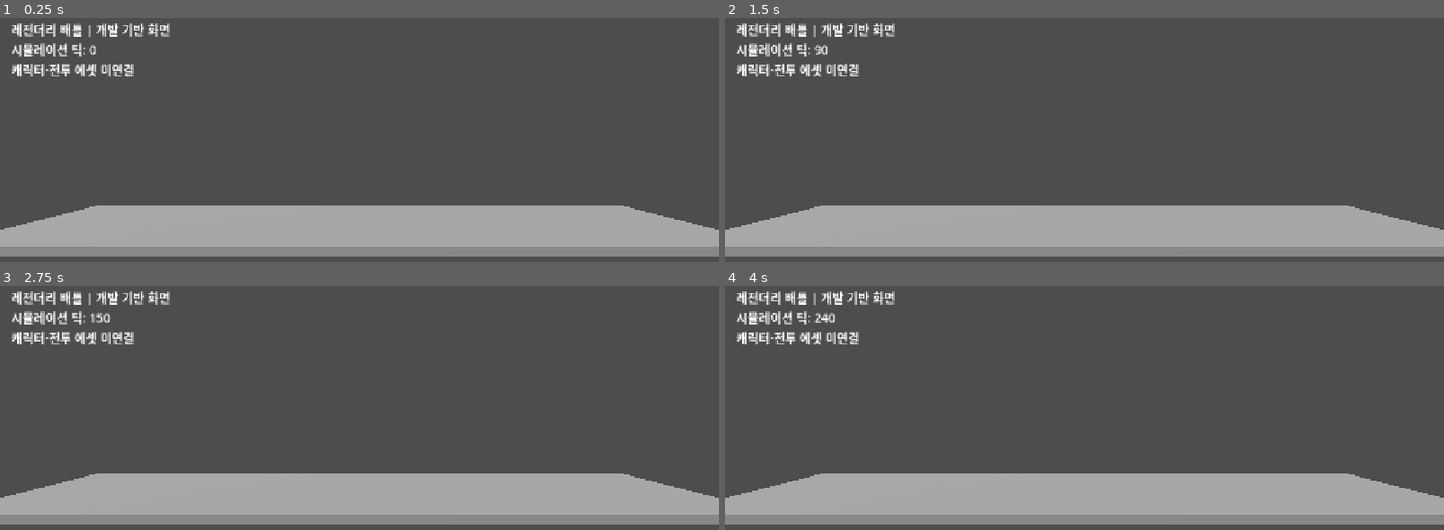
Above: before the commit, frames 1-4 (two rows, left to right).
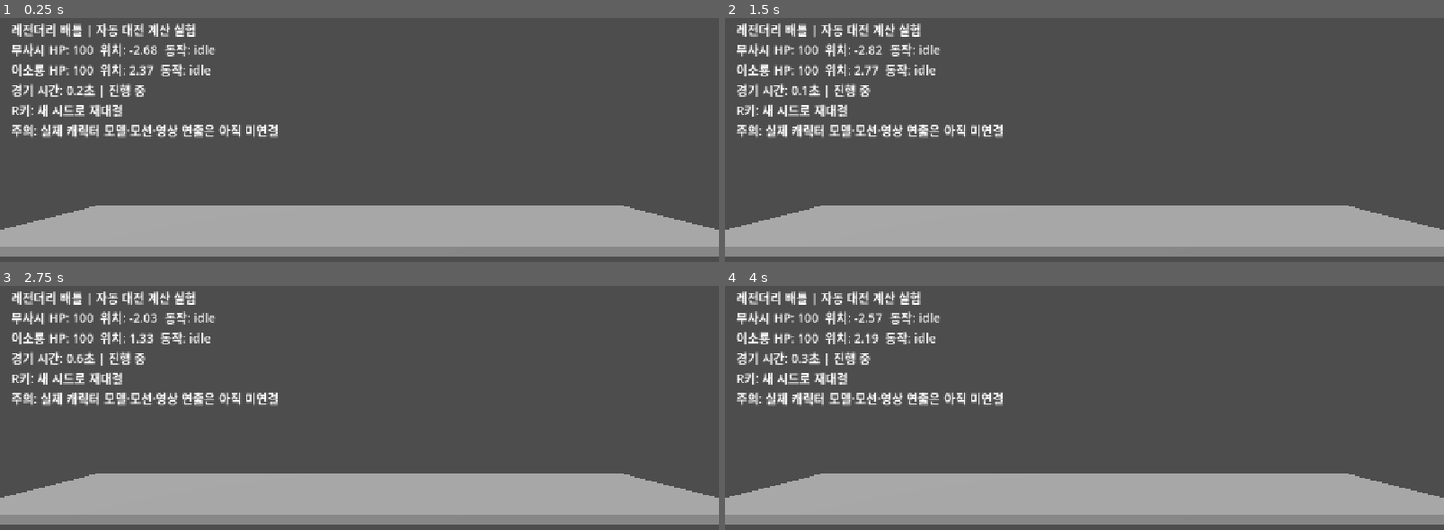
Above: after the commit, the same moments.

Repository: gycha0109-beep/history_arena
Game: Godot game, scene res://scenes/main.tscn
The game is run twice, just before and just after one commit, with the same random seed, the same clock (stepped at 60 frames per second) and the same inputs.
Inputs:
- Up to frame 1 (0.25 s): no input
- Up to frame 2 (1.5 s): tap Enter at 0.5 s; tap R at 0.6, 1.35 s
- Up to frame 3 (2.75 s): tap R at 2.1 s
- Up to frame 4 (4 s): tap R at 2.85, 3.6 s

The runs differ from the first frame. In frame 1, 3.9% of the frame differs, in the area x 1-39%, y 2-50%; in frame 2, 3.9%; in frame 3, 3.9%; in frame 4, 3.9%.

Commit message:
feat: 대전 진행·체력·결과 개발용 HUD 표시

Diff:
--- a/scripts/main.gd
+++ b/scripts/main.gd
@@ -1,23 +1,48 @@
 extends Node3D
 
-const MatchSessionScript = preload("res://scripts/core/match_session.gd")
+const CombatScript = preload("res://scripts/core/combat_simulator.gd")
 
 @onready var status_label: Label = $HUD/Status
 
-var session
+var combat
+var next_seed: int = 20261112
 
 
 func _ready() -> void:
-    session = MatchSessionScript.new()
-    session.begin(20261112)
+    _start_new_match()
+
+
+func _start_new_match() -> void:
+    combat = CombatScript.new()
+    combat.begin(next_seed)
+    next_seed += 1
     _update_status()
 
 
 func _physics_process(_delta: float) -> void:
-    session.advance_tick()
-    if session.tick % 30 == 0:
+    if combat == null or combat.is_finished():
+        return
+    combat.advance_tick()
+    if combat.session.tick % 6 == 0 or combat.is_finished():
         _update_status()
 
 
+func _unhandled_key_input(event: InputEvent) -> void:
+    if event is InputEventKey and event.pressed and not event.echo:
+        if event.keycode == KEY_R:
+            _start_new_match()
+
+
 func _update_status() -> void:
-    status_label.text = "레전더리 배틀 | 개발 기반 화면\n시뮬레이션 틱: %d\n캐릭터·전투 에셋 미연결" % session.tick
+    var a = combat.fighters[0]
+    var b = combat.fighters[1]
+    var match_status: String = "진행 중"
+    if combat.is_finished():
+        match_status = "종료 | 승자: %s" % combat.winner
+
+    status_label.text = "레전더리 배틀 | 자동 대전 계산 실험\n" \
+        + "무사시 HP: %d  위치: %.2f  동작: %s\n" % [a.health, a.x, a.action] \
+        + "이소룡 HP: %d  위치: %.2f  동작: %s\n" % [b.health, b.x, b.action] \
+        + "경기 시간: %.1f초 | %s\n" % [float(combat.session.tick) / 60.0, match_status] \
+        + "R키: 새 시드로 재대결\n" \
+        + "주의: 실제 캐릭터 모델·모션·영상 연출은 아직 미연결"
